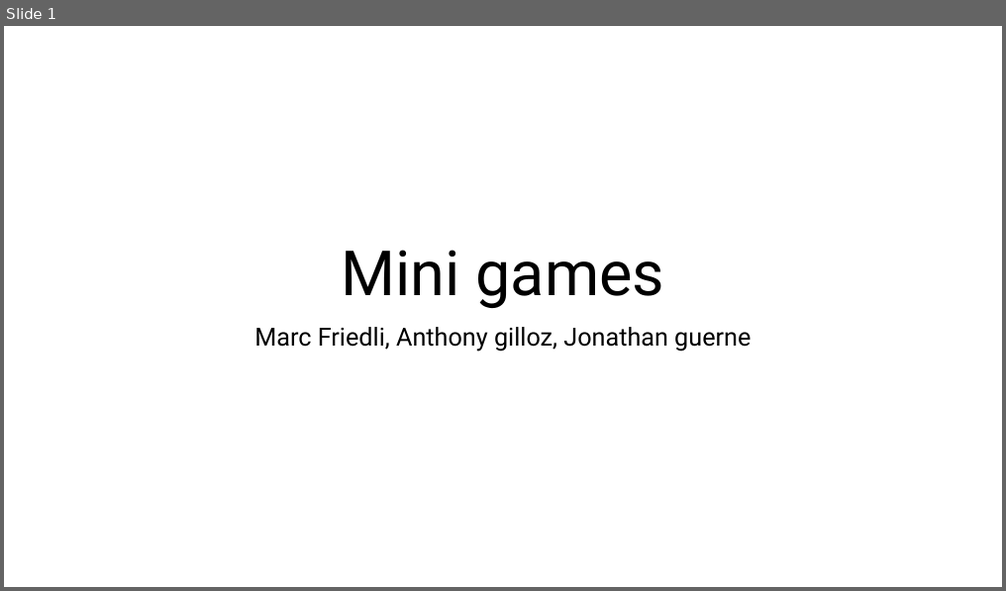
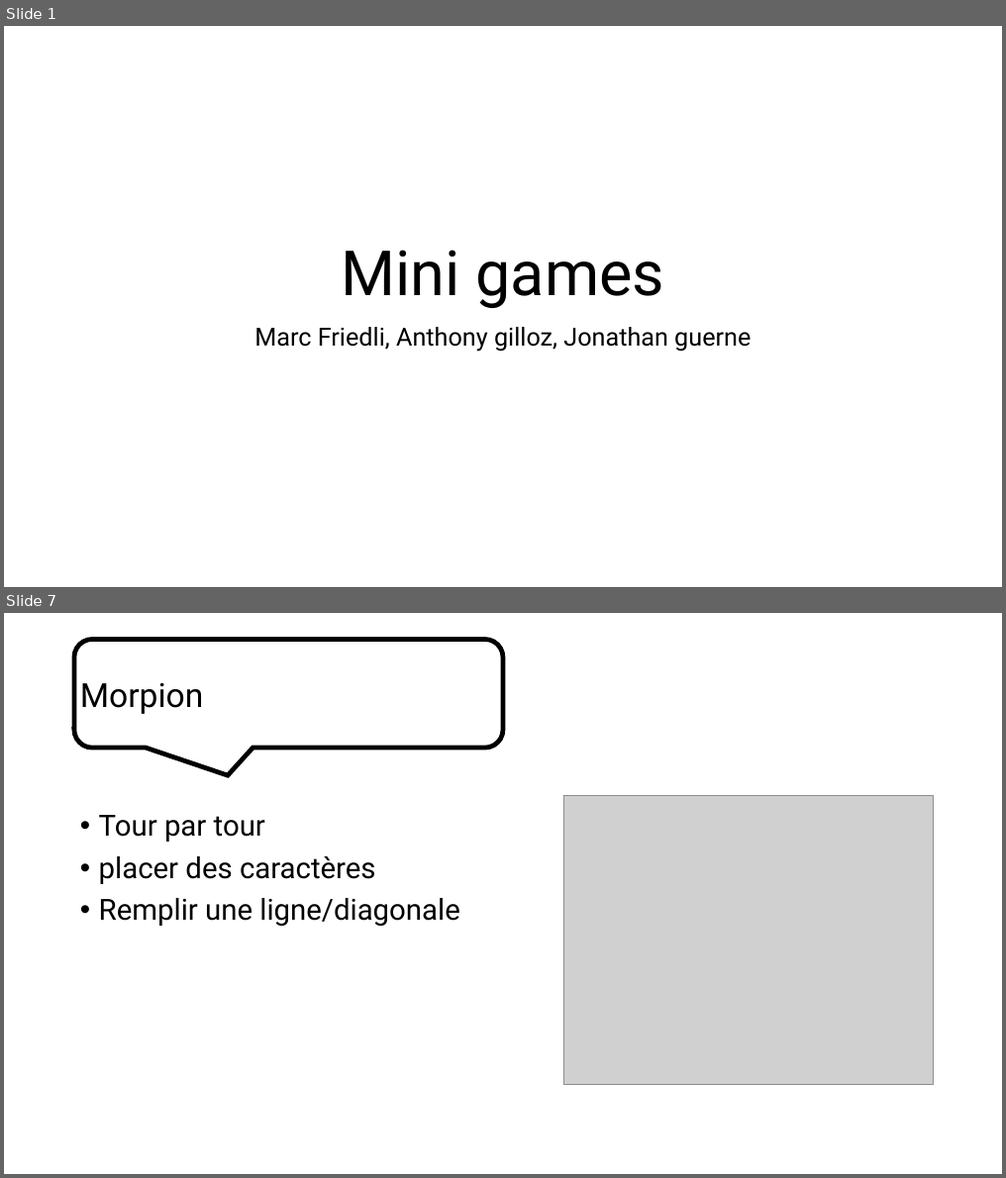
Before and after one commit to JonathanGuerne/MiniGames, a slide deck: Documentation/Présentation/Présentation.pptx. Shown one above the other, each under a label of ours: slide 1 before the commit, slides 1 and 7 after it; the slides between them are not shown. The pictures are 1006x591 and 1006x1178 pixels, drawn with LibreOffice and Linux fonts; fonts in the diff are those of the drawing; grey boxes stand for pictures; background and template pictures are left out. Boxes give left, top, right and bottom in pixels: in the first picture for what was removed or moved away, otherwise in the second. Text is boxed around its words. In the diff, an @@ line names an element or a change of style, - is before the commit and + after.

```diff
--- a/Documentation/Présentation/Présentation.pptx
+++ b/Documentation/Présentation/Présentation.pptx
@@ slide 7 added at (4, 613, 1002, 1174), background picture (left out) @@
@@ rounded speech box added at (74, 639, 503, 748), fill #FFFFFF, outline #000000 4.5 pt @@
@@ title added at (80, 682, 204, 714), 32 pt, text #000000 @@
+Morpion
@@ text added at (99, 815, 459, 926), 28 pt, text #000000 @@
+• Tour par tour
+• placer des caractères
+• Remplir une ligne/diagonale
@@ picture added at (564, 796, 934, 1085) @@
```
Also in this commit, not shown: 9 other slides added, 4 slides removed.
